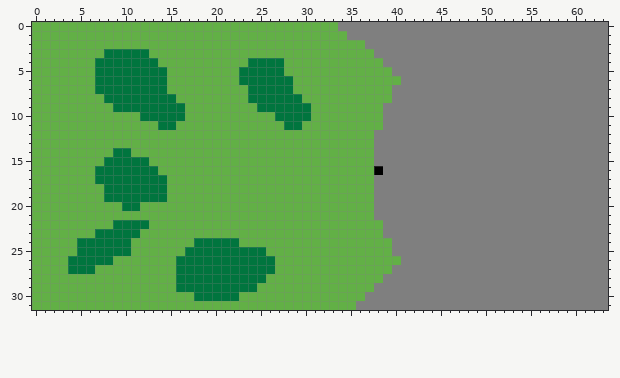
A pixel-art sprite gets an edit: Assets/FourtyEight/rawImport/level1_layout.png. That is the earlier state.
The file is 64x32 pixels.
Now the later version:
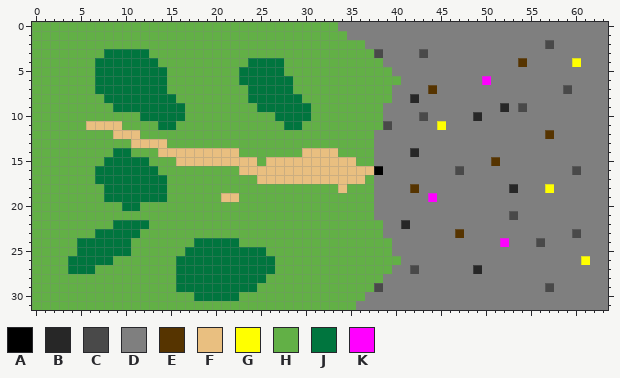
Palette (. is transparent): A #000000  B #272727  C #494949  D #7f7f7f  E #563400  F #e9bf80  G #ffff00  H #62b046  J #00753e  K #ff00ff
What changed:
@@ x 0..63 @@
  1 HHHHHHHHHHHHHHHHHHHHHHHHHHHHHHHHHHHDDDDDDDDDDDDDDDDDDDDDDDDDDDDD
- 2 HHHHHHHHHHHHHHHHHHHHHHHHHHHHHHHHHHHHHDDDDDDDDDDDDDDDDDDDDDDDDDDD
- 3 HHHHHHHHJJJJJHHHHHHHHHHHHHHHHHHHHHHHHHDDDDDDDDDDDDDDDDDDDDDDDDDD
- 4 HHHHHHHJJJJJJJHHHHHHHHHHJJJJHHHHHHHHHHHDDDDDDDDDDDDDDDDDDDDDDDDD
+ 2 HHHHHHHHHHHHHHHHHHHHHHHHHHHHHHHHHHHHHDDDDDDDDDDDDDDDDDDDDCDDDDDD
+ 3 HHHHHHHHJJJJJHHHHHHHHHHHHHHHHHHHHHHHHHCDDDDCDDDDDDDDDDDDDDDDDDDD
+ 4 HHHHHHHJJJJJJJHHHHHHHHHHJJJJHHHHHHHHHHHDDDDDDDDDDDDDDDEDDDDDGDDD
  5 HHHHHHHJJJJJJJJHHHHHHHHJJJJJHHHHHHHHHHHHDDDDDDDDDDDDDDDDDDDDDDDD
- 6 HHHHHHHJJJJJJJJHHHHHHHHJJJJJJHHHHHHHHHHHHDDDDDDDDDDDDDDDDDDDDDDD
- 7 HHHHHHHJJJJJJJJHHHHHHHHHJJJJJHHHHHHHHHHHDDDDDDDDDDDDDDDDDDDDDDDD
- 8 HHHHHHHHJJJJJJJJHHHHHHHHJJJJJJHHHHHHHHHHDDDDDDDDDDDDDDDDDDDDDDDD
- 9 HHHHHHHHHJJJJJJJJHHHHHHHHJJJJJJHHHHHHHHDDDDDDDDDDDDDDDDDDDDDDDDD
-10 HHHHHHHHHHHHJJJJJHHHHHHHHHHJJJJHHHHHHHHDDDDDDDDDDDDDDDDDDDDDDDDD
-11 HHHHHHHHHHHHHHJJHHHHHHHHHHHHJJHHHHHHHHHDDDDDDDDDDDDDDDDDDDDDDDDD
-12 HHHHHHHHHHHHHHHHHHHHHHHHHHHHHHHHHHHHHHDDDDDDDDDDDDDDDDDDDDDDDDDD
-13 HHHHHHHHHHHHHHHHHHHHHHHHHHHHHHHHHHHHHHDDDDDDDDDDDDDDDDDDDDDDDDDD
-14 HHHHHHHHHJJHHHHHHHHHHHHHHHHHHHHHHHHHHHDDDDDDDDDDDDDDDDDDDDDDDDDD
-15 HHHHHHHHJJJJJHHHHHHHHHHHHHHHHHHHHHHHHHDDDDDDDDDDDDDDDDDDDDDDDDDD
-16 HHHHHHHJJJJJJJHHHHHHHHHHHHHHHHHHHHHHHHADDDDDDDDDDDDDDDDDDDDDDDDD
-17 HHHHHHHJJJJJJJJHHHHHHHHHHHHHHHHHHHHHHHDDDDDDDDDDDDDDDDDDDDDDDDDD
-18 HHHHHHHHJJJJJJJHHHHHHHHHHHHHHHHHHHHHHHDDDDDDDDDDDDDDDDDDDDDDDDDD
-19 HHHHHHHHJJJJJJJHHHHHHHHHHHHHHHHHHHHHHHDDDDDDDDDDDDDDDDDDDDDDDDDD
+ 6 HHHHHHHJJJJJJJJHHHHHHHHJJJJJJHHHHHHHHHHHHDDDDDDDDDKDDDDDDDDDDDDD
+ 7 HHHHHHHJJJJJJJJHHHHHHHHHJJJJJHHHHHHHHHHHDDDDEDDDDDDDDDDDDDDCDDDD
+ 8 HHHHHHHHJJJJJJJJHHHHHHHHJJJJJJHHHHHHHHHHDDBDDDDDDDDDDDDDDDDDDDDD
+ 9 HHHHHHHHHJJJJJJJJHHHHHHHHJJJJJJHHHHHHHHDDDDDDDDDDDDDBDCDDDDDDDDD
+10 HHHHHHHHHHHHJJJJJHHHHHHHHHHJJJJHHHHHHHHDDDDCDDDDDBDDDDDDDDDDDDDD
+11 HHHHHHFFFFHHHHJJHHHHHHHHHHHHJJHHHHHHHHHCDDDDDGDDDDDDDDDDDDDDDDDD
+12 HHHHHHHHHFFFHHHHHHHHHHHHHHHHHHHHHHHHHHDDDDDDDDDDDDDDDDDDDEDDDDDD
+13 HHHHHHHHHHHFFFFHHHHHHHHHHHHHHHHHHHHHHHDDDDDDDDDDDDDDDDDDDDDDDDDD
+14 HHHHHHHHHJJHHHFFFFFFFFFHHHHHHHFFFFHHHHDDDDBDDDDDDDDDDDDDDDDDDDDD
+15 HHHHHHHHJJJJJHHHFFFFFFFFFHFFFFFFFFFFHHDDDDDDDDDDDDDEDDDDDDDDDDDD
+16 HHHHHHHJJJJJJJHHHHHHHHHFFFFFFFFFFFFFFFADDDDDDDDCDDDDDDDDDDDDCDDD
+17 HHHHHHHJJJJJJJJHHHHHHHHHHFFFFFFFFFFFFHDDDDDDDDDDDDDDDDDDDDDDDDDD
+18 HHHHHHHHJJJJJJJHHHHHHHHHHHHHHHHHHHFHHHDDDDEDDDDDDDDDDBDDDGDDDDDD
+19 HHHHHHHHJJJJJJJHHHHHHFFHHHHHHHHHHHHHHHDDDDDDKDDDDDDDDDDDDDDDDDDD
 20 HHHHHHHHHHJJHHHHHHHHHHHHHHHHHHHHHHHHHHDDDDDDDDDDDDDDDDDDDDDDDDDD
-21 HHHHHHHHHHHHHHHHHHHHHHHHHHHHHHHHHHHHHHDDDDDDDDDDDDDDDDDDDDDDDDDD
-22 HHHHHHHHHJJJJHHHHHHHHHHHHHHHHHHHHHHHHHHDDDDDDDDDDDDDDDDDDDDDDDDD
-23 HHHHHHHJJJJJHHHHHHHHHHHHHHHHHHHHHHHHHHHDDDDDDDDDDDDDDDDDDDDDDDDD
-24 HHHHHJJJJJJHHHHHHHJJJJJHHHHHHHHHHHHHHHHHDDDDDDDDDDDDDDDDDDDDDDDD
+21 HHHHHHHHHHHHHHHHHHHHHHHHHHHHHHHHHHHHHHDDDDDDDDDDDDDDDCDDDDDDDDDD
+22 HHHHHHHHHJJJJHHHHHHHHHHHHHHHHHHHHHHHHHHDDBDDDDDDDDDDDDDDDDDDDDDD
+23 HHHHHHHJJJJJHHHHHHHHHHHHHHHHHHHHHHHHHHHDDDDDDDDEDDDDDDDDDDDDCDDD
+24 HHHHHJJJJJJHHHHHHHJJJJJHHHHHHHHHHHHHHHHHDDDDDDDDDDDDKDDDCDDDDDDD
 25 HHHHHJJJJJJHHHHHHJJJJJJJJJHHHHHHHHHHHHHHDDDDDDDDDDDDDDDDDDDDDDDD
-26 HHHHJJJJJHHHHHHHJJJJJJJJJJJHHHHHHHHHHHHHHDDDDDDDDDDDDDDDDDDDDDDD
-27 HHHHJJJHHHHHHHHHJJJJJJJJJJJHHHHHHHHHHHHHDDDDDDDDDDDDDDDDDDDDDDDD
+26 HHHHJJJJJHHHHHHHJJJJJJJJJJJHHHHHHHHHHHHHHDDDDDDDDDDDDDDDDDDDDGDD
+27 HHHHJJJHHHHHHHHHJJJJJJJJJJJHHHHHHHHHHHHHDDCDDDDDDBDDDDDDDDDDDDDD
 28 HHHHHHHHHHHHHHHHJJJJJJJJJJHHHHHHHHHHHHHDDDDDDDDDDDDDDDDDDDDDDDDD
-29 HHHHHHHHHHHHHHHHJJJJJJJJJHHHHHHHHHHHHHDDDDDDDDDDDDDDDDDDDDDDDDDD
+29 HHHHHHHHHHHHHHHHJJJJJJJJJHHHHHHHHHHHHHCDDDDDDDDDDDDDDDDDDCDDDDDD
 30 HHHHHHHHHHHHHHHHHHJJJJJHHHHHHHHHHHHHHDDDDDDDDDDDDDDDDDDDDDDDDDDD
Where, in picture pixels (left, top, right, bottom), the same in both pictures:
changed: (383, 40, 590, 292)
changed: (374, 49, 383, 58)
changed: (86, 121, 374, 202)
changed: (374, 283, 383, 292)
